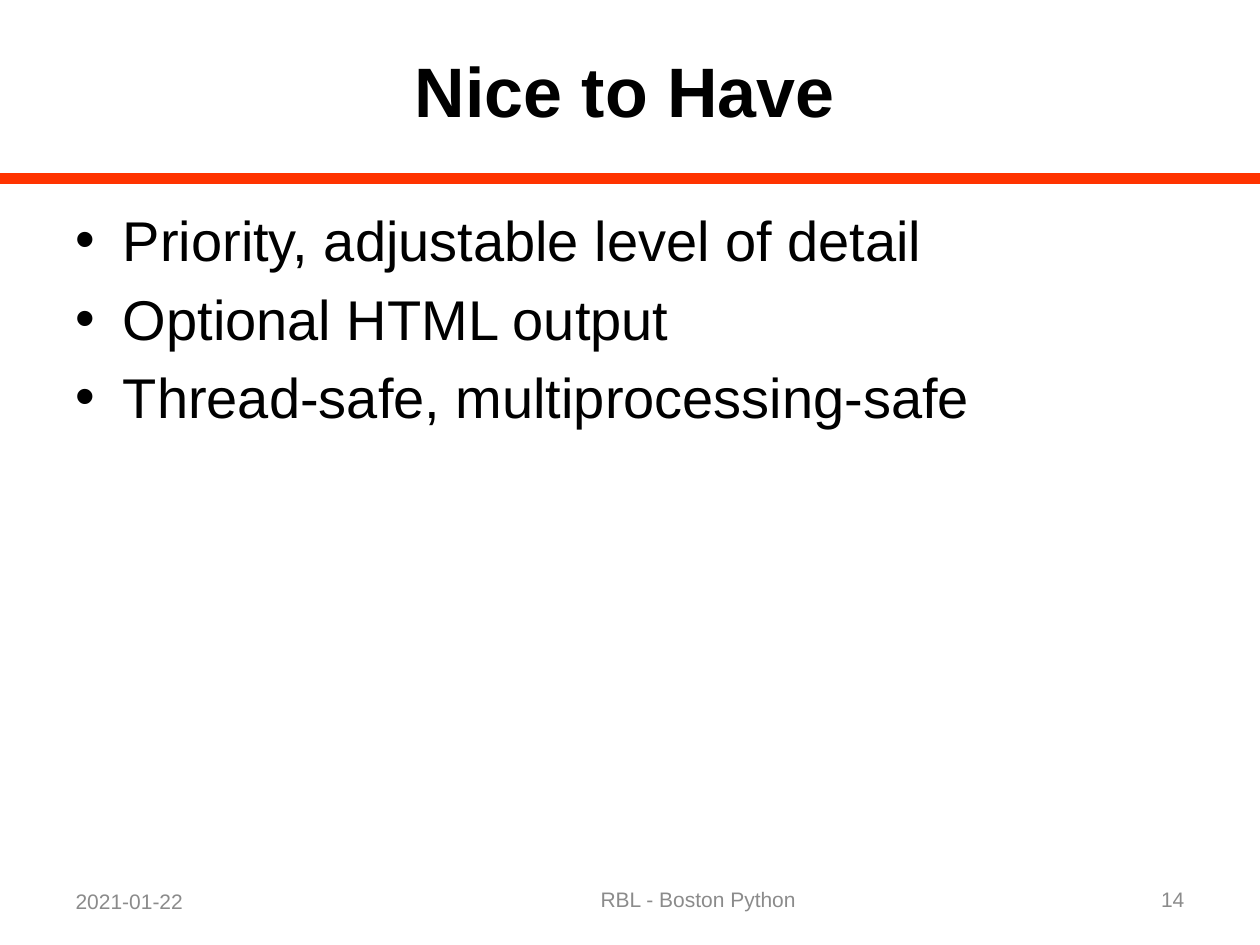
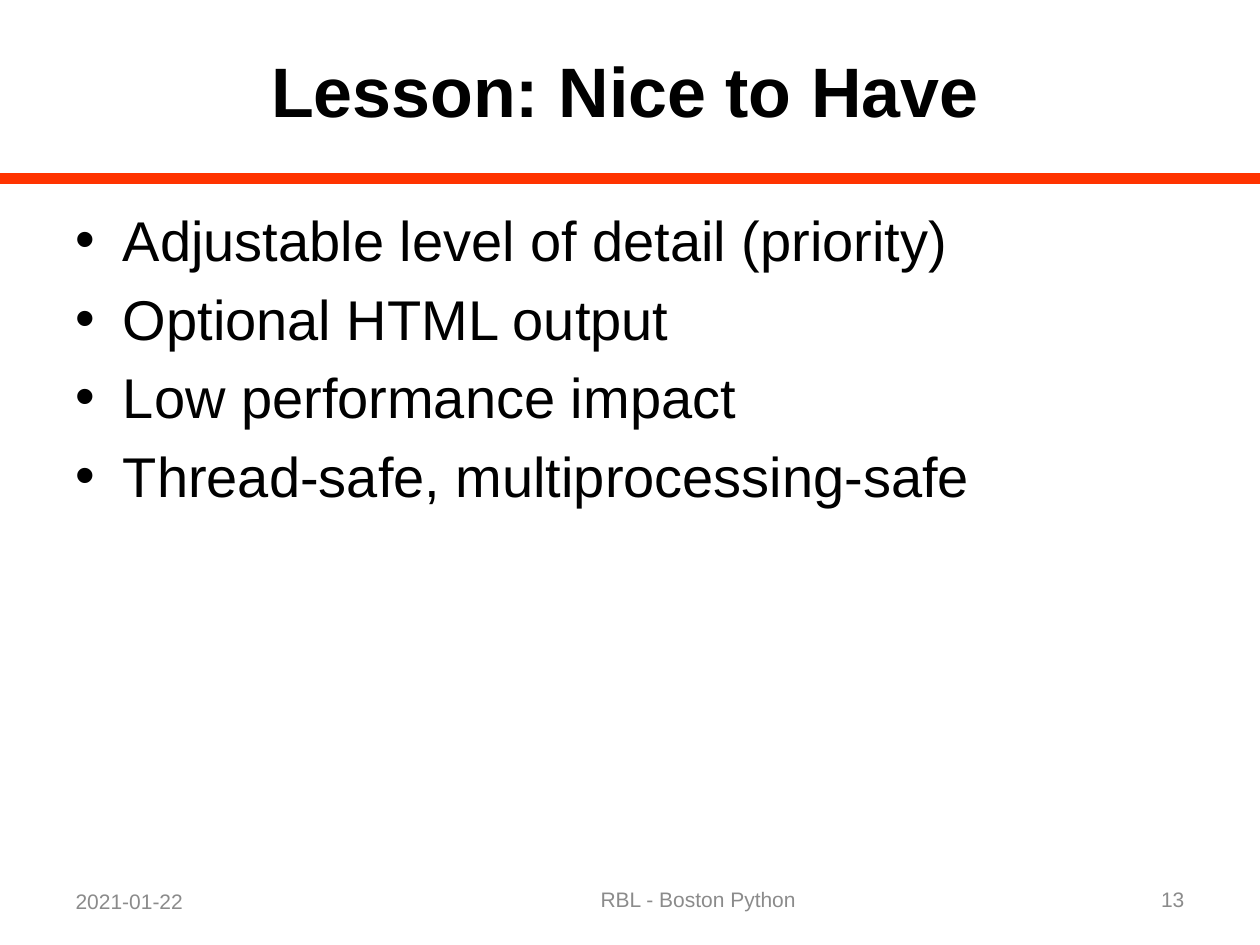
Before and after one commit to rblandau/NewTrace, a slide deck: slide 13 of docs/OfflineDebugging/A Dinosaur and a Python 04.pptx (slide 14 before the commit). Drawn at 1260x945 pixels with LibreOffice and Linux fonts; fonts in the diff are those of the drawing. Boxes give left, top, right and bottom in pixels: in the first picture for what was removed or moved away, otherwise in the second. Text is boxed around its words. In the diff, an @@ line names an element or a change of style, - is before the commit and + after.

```diff
--- a/docs/OfflineDebugging/A Dinosaur and a Python 04.pptx
+++ b/docs/OfflineDebugging/A Dinosaur and a Python 04.pptx
@@ title at box(271, 66, 978, 118): text changed @@
-Nice to Have
+Lesson: Nice to Have
@@ text at box(123, 220, 947, 272): text changed @@
-• Priority, adjustable level of detail
+• Adjustable level of detail (priority)
@@ text at box(123, 377, 736, 429): paragraph added @@
+• Low performance impact
@@ page number at box(1161, 892, 1184, 907): text changed @@
-14
+13
```
Also in this commit, not shown: 24 other slides changed, 1 slide removed, 5 other files.
